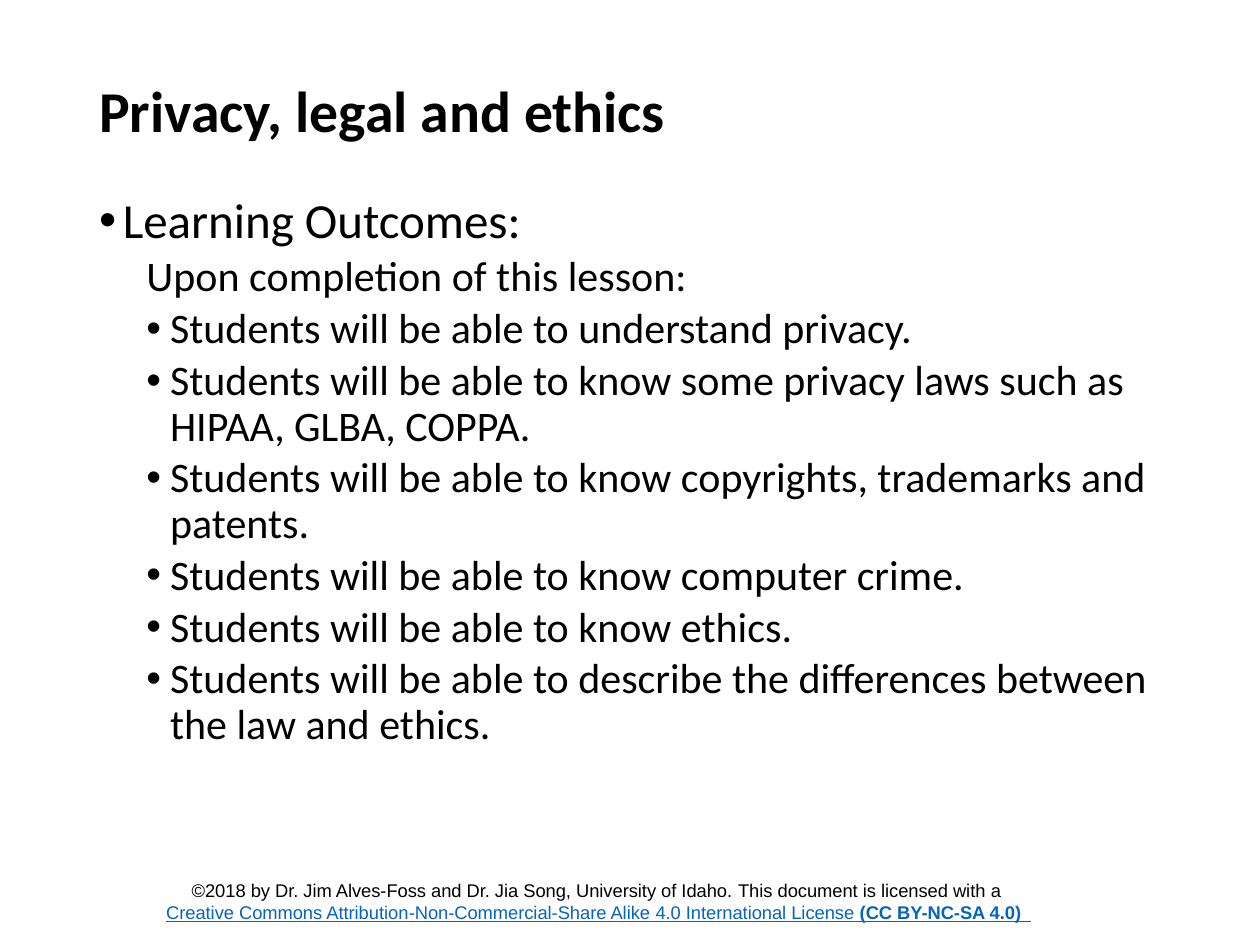
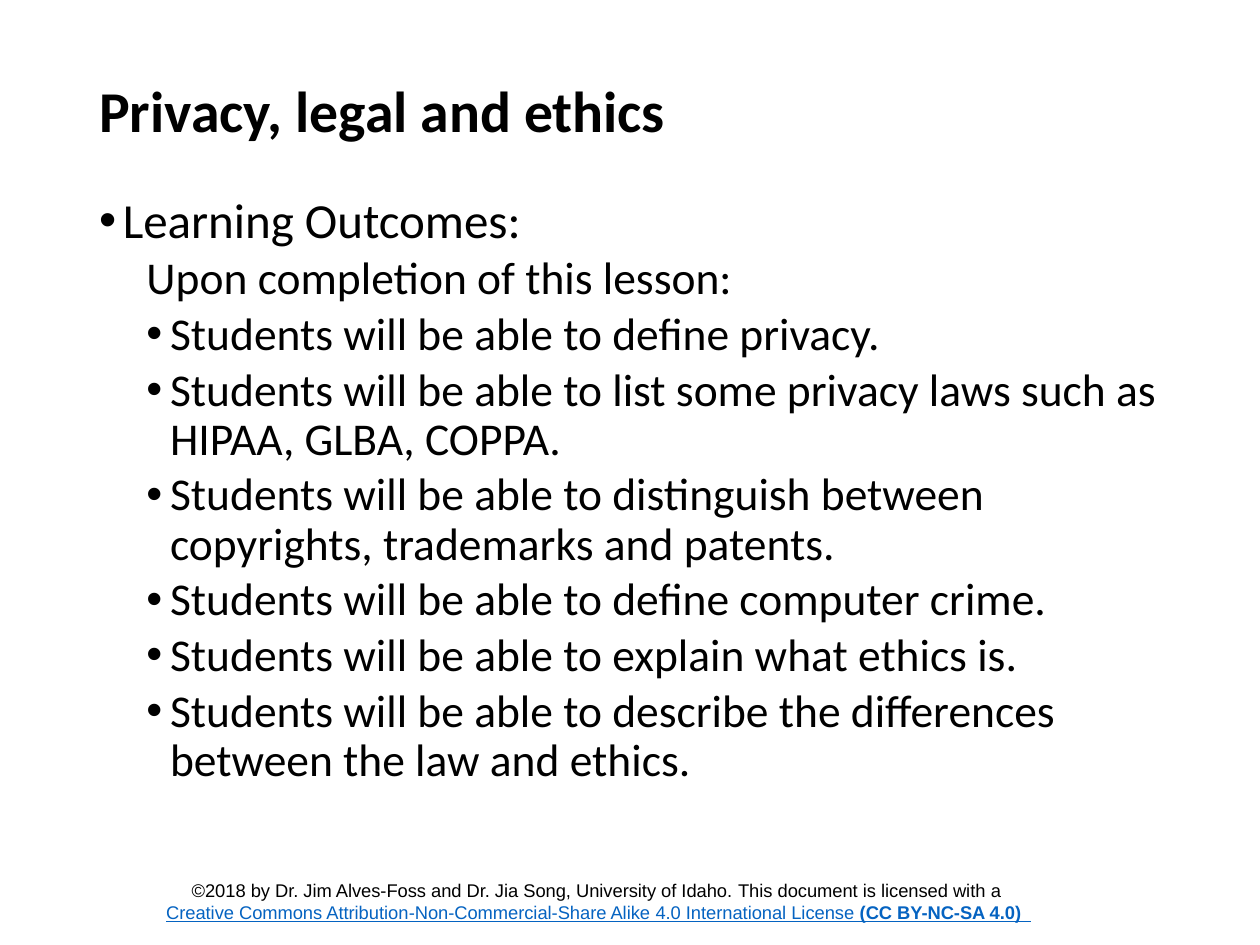
Before and after one commit to CenterForSecureAndDependableSystems/Teaching-Materials, a slide deck: slide 4 of IntroCyberSecurity/Module 7 Secure System Administration/Lesson_2_Privacy_legal_and_ethics.pptx. Drawn at 1260x945 pixels with LibreOffice and Linux fonts; fonts in the diff are those of the drawing; background and template pictures are left out. Boxes give left, top, right and bottom in pixels: in the first picture for what was removed or moved away, otherwise in the second. Text is boxed around its words. In the diff, an @@ line names an element or a change of style, - is before the commit and + after.

```diff
--- a/IntroCyberSecurity/Module 7 Secure System Administration/Lesson_2_Privacy_legal_and_ethics.pptx
+++ b/IntroCyberSecurity/Module 7 Secure System Administration/Lesson_2_Privacy_legal_and_ethics.pptx
@@ text at <box>146,262,1055,777</box>: size 24 to 26 pt in "Upon completion of this lesson:", "Students will be able to describe the ..." @@
@@ text at <box>170,318,1156,679</box>: text changed; size 24 to 26 pt @@
-  • Students will be able to understand privacy.
-  • Students will be able to know some privacy laws such as HIPAA, GLBA, COPPA.
-  • Students will be able to know copyrights, trademarks and patents.
-  • Students will be able to know computer crime.
-  • Students will be able to know ethics.
+  • Students will be able to define privacy.
+  • Students will be able to list some privacy laws such as HIPAA, GLBA, COPPA.
+  • Students will be able to distinguish between copyrights, trademarks and patents.
+  • Students will be able to define computer crime.
+  • Students will be able to explain what ethics is.
```
Also in this commit, not shown: 20 other files.
